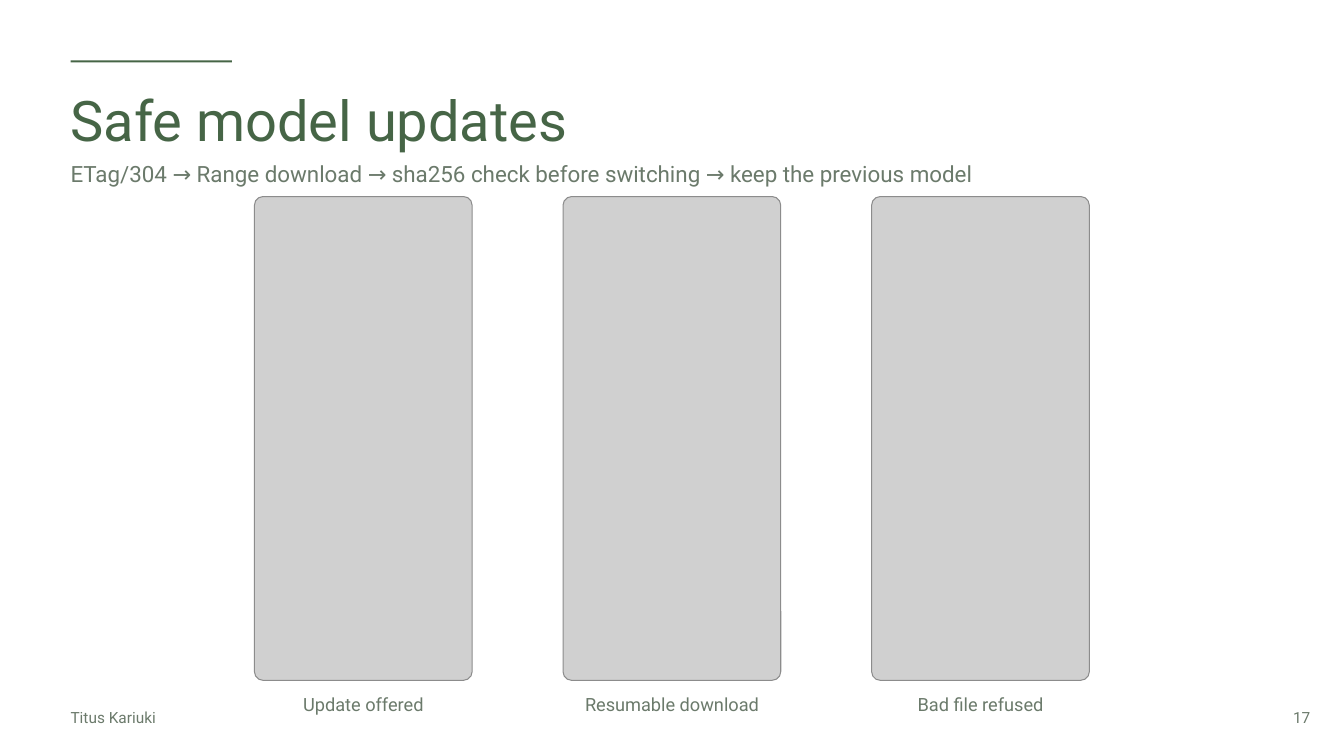
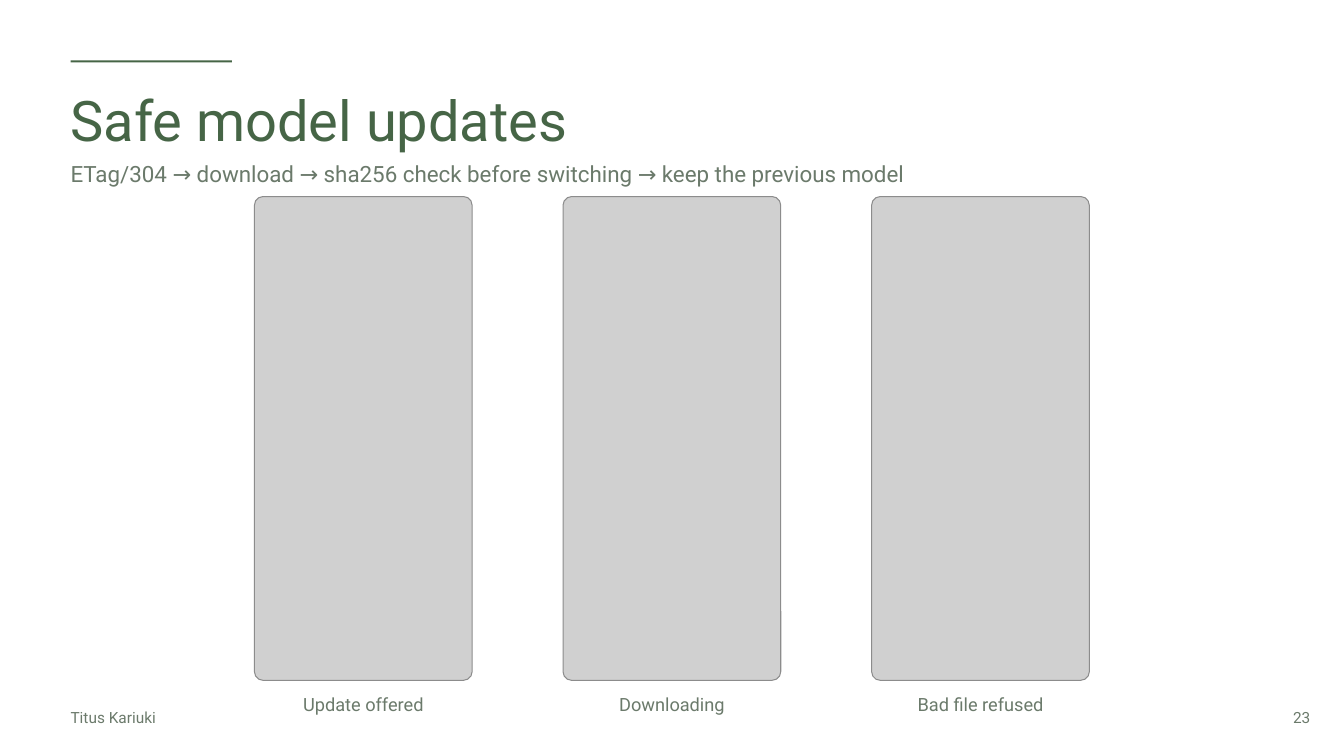
Before and after one commit to Paulmburu/ai-crop-disease-platform, a slide deck: slide 23 of docs/presentation/LeafCheck_FlutterconKE.pptx (slide 17 before the commit). Drawn at 1344x756 pixels with LibreOffice and Linux fonts; fonts in the diff are those of the drawing; grey boxes stand for pictures. Boxes give left, top, right and bottom in pixels: in the first picture for what was removed or moved away, otherwise in the second. Text is boxed around its words. In the diff, an @@ line names an element or a change of style, - is before the commit and + after.

```diff
--- a/docs/presentation/LeafCheck_FlutterconKE.pptx
+++ b/docs/presentation/LeafCheck_FlutterconKE.pptx
@@ text at (71, 165, 904, 187): text changed @@
-ETag/304 → Range download → sha256 check before switching → keep the previous model
+ETag/304 → download → sha256 check before switching → keep the previous model
@@ text at (619, 697, 724, 715): text changed @@
-Resumable download
+Downloading
@@ text at (1293, 712, 1310, 723): text changed @@
-17
+23
```
Also in this commit, not shown: 17 other slides changed, 30 slides added, 7 slides removed, 12 other files.
